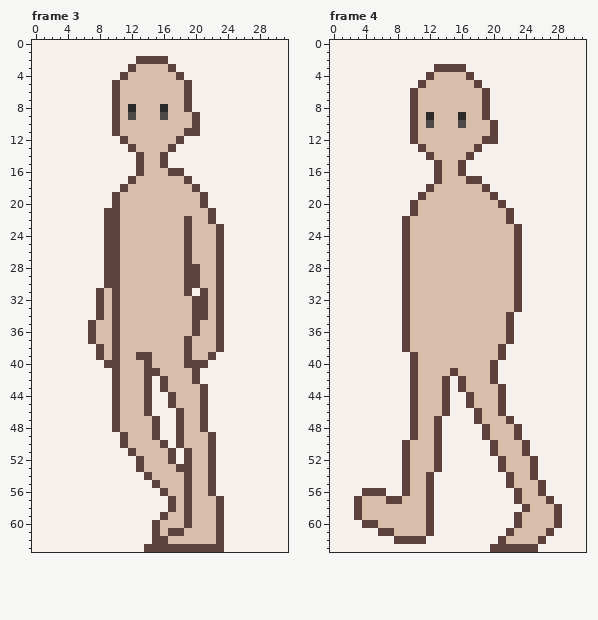
Two versions of one pixel-art file, assets/art/characters/asprite/character-walkcycle.aseprite. The picture above was drawn from the file before the commit.
32x64 pixels, 8 frames. Shown: frame 3, frame 4. The commit also changed other frames, which this record leaves out.
Once edited:
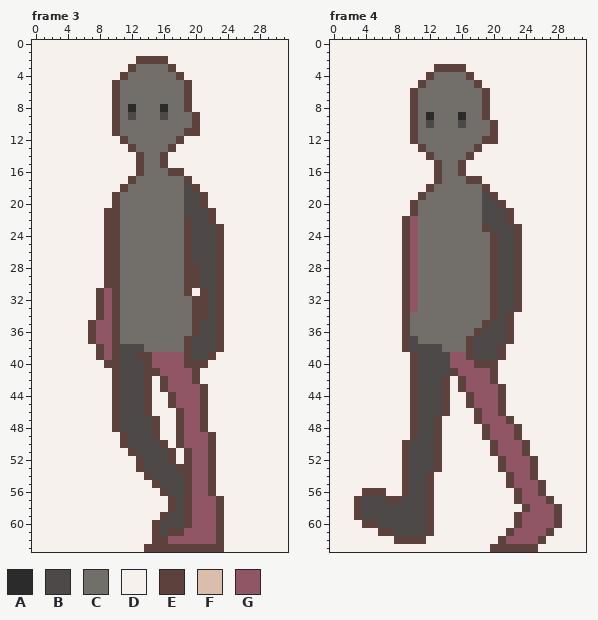
Palette (. is transparent): A #2b2b2b  B #4c4948  C #726e6a  D #f6f1ec  E #5c413d  F #d9beac  G #915665
Difference:
layer "skin-base" now hidden
Changed rows in their new state; - is an unchanged pixel.
Frame 3:
first column x 8:
 3 -----CCCC------
 4 ----CCCCCC-----
 5 ---CCCCCCCC----
 6 ---CCCCCCCC----
 7 ---CCCCCCCC----
 8 ---C-CCC-CC----
 9 ---C-CCC-CCC---
10 ---CCCCCCCCC---
11 ---CCCCCCCC----
12 ----CCCCCC-----
13 -----CCCC------
14 ------CC-------
15 ------CC-------
16 ------CCC------
17 -----CCCCCC----
18 ----CCCCCCCB---
19 ---CCCCCCCCBB--
20 ---CCCCCCCCBB--
21 ---CCCCCCCCBBB-
22 ---CCCCCCCC-BB-
23 ---CCCCCCCC-BBB
24 ---CCCCCCCC-BBB
25 ---CCCCCCCC-BBB
26 ---CCCCCCCC-BBB
27 ---CCCCCCCC-BBB
28 ---CCCCCCCC--BB
29 ---CCCCCCCC--BB
30 ---CCCCCCCC--BB
31 -G-CCCCCCCC---B
32 -G-CCCCCCCCC--B
33 -G-CCCCCCCCC--B
34 -G-CCCCCCCCC--B
35 GG-CCCCCCCCC-BB
36 GG-CCCCCCCCC-BB
37 GG-CCCCCCCC-BBB
38 -G-BBBCCCCC-BBB
39 -G-BB--GGGG-BB-
40 ---BBB-GGGG----
41 ---BBB--GGGG---
42 ---BBB---GGG---
43 ---BBB---GGGG--
44 ---BBB----GGG--
45 ---BBB----GGG--
46 ---BBB-----GG--
47 ---BBBB----GG--
48 ---BBBB----GG--
49 ----BBB----GGG-
50 ----BBBB---GGG-
51 -----BBBB---GG-
52 ------BBB---GG-
53 ------BBBB--GG-
54 -------BBBB-GG-
55 --------BBB-GG-
56 ---------BB-GG-
57 ----------B-GGG
58 ----------B-GGG
59 ---------BB-GGG
60 --------BBB-GGG
61 --------B--GGGG
62 ---------GGGGGG
Frame 4:
first column x 4:
 4 ---------CCCC-----------
 5 --------CCCCCC----------
 6 -------CCCCCCCC---------
 7 -------CCCCCCCC---------
 8 -------CCCCCCCC---------
 9 -------C-CCC-CC---------
10 -------C-CCC-CCC--------
11 -------CCCCCCCCC--------
12 -------CCCCCCCC---------
13 --------CCCCCC----------
14 ---------CCCC-----------
15 ----------CC------------
16 ----------CC------------
17 ----------CCC-----------
18 ---------CCCCCC---------
19 --------CCCCCCCB--------
20 -------CCCCCCCCBB-------
21 -------CCCCCCCCBBB------
22 ------GCCCCCCCCBBB------
23 ------GCCCCCCCCEBBB-----
24 ------GCCCCCCCCCEBB-----
25 ------GCCCCCCCCCEBB-----
26 ------GCCCCCCCCCEBB-----
27 ------GCCCCCCCCCEBB-----
28 ------GCCCCCCCCCEBB-----
29 ------GCCCCCCCCCEBB-----
30 ------GCCCCCCCCCEBB-----
31 ------GCCCCCCCCCEBB-----
32 ------GCCCCCCCCCEBB-----
33 ------GCCCCCCCCCEBB-----
34 ------CCCCCCCCCCEB------
35 ------CCCCCCCCCEBB------
36 ------CCCCCCCCEBBB------
37 ------BCCCCCCEBBBB------
38 ------BBBBCCCEBBB-------
39 -------BBBBGGEBBB-------
40 -------BBBBGGGEE--------
41 -------BBBB-GGGG--------
42 -------BBB---GGG--------
43 -------BBB---GGGG-------
44 -------BBB----GGG-------
45 -------BBB----GGG-------
46 -------BBB-----GG-------
47 -------BB------GGG------
48 -------BB-------GGG-----
49 -------BB-------GGG-----
50 ------BBB--------GGG----
51 ------BBB--------GGG----
52 ------BBB---------GGG---
53 ------BBB---------GGG---
54 ------BB-----------GG---
55 ------BB-----------GGG--
56 ------BB------------GG--
57 BBB--BBB------------GGG-
58 BBBBBBBB-------------GGG
59 BBBBBBBB------------GGGG
60 --BBBBBB------------GGGG
61 ----BBBB-----------GGGG-
62 ------------------GGGG--
Where, in picture pixels (left, top, right, bottom), the same in both pictures:
changed: (96, 64, 216, 544)
changed: (362, 72, 554, 544)
